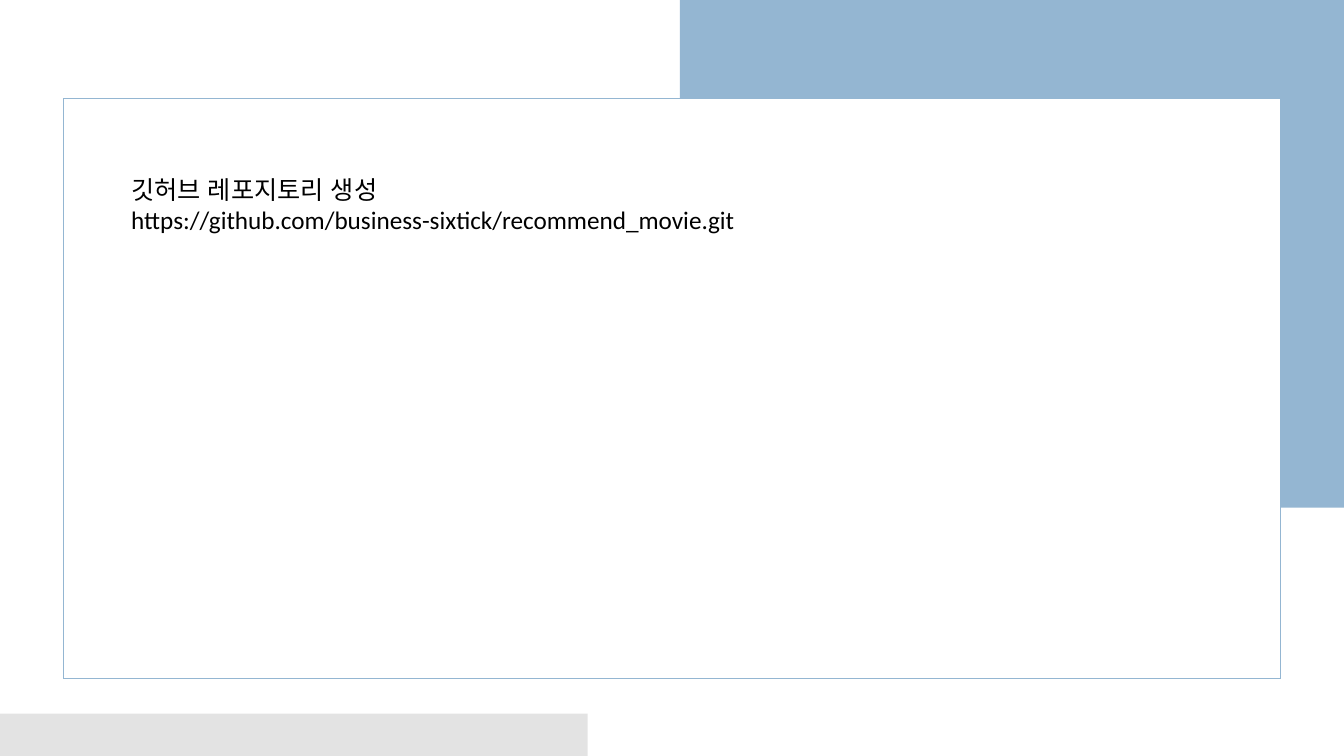
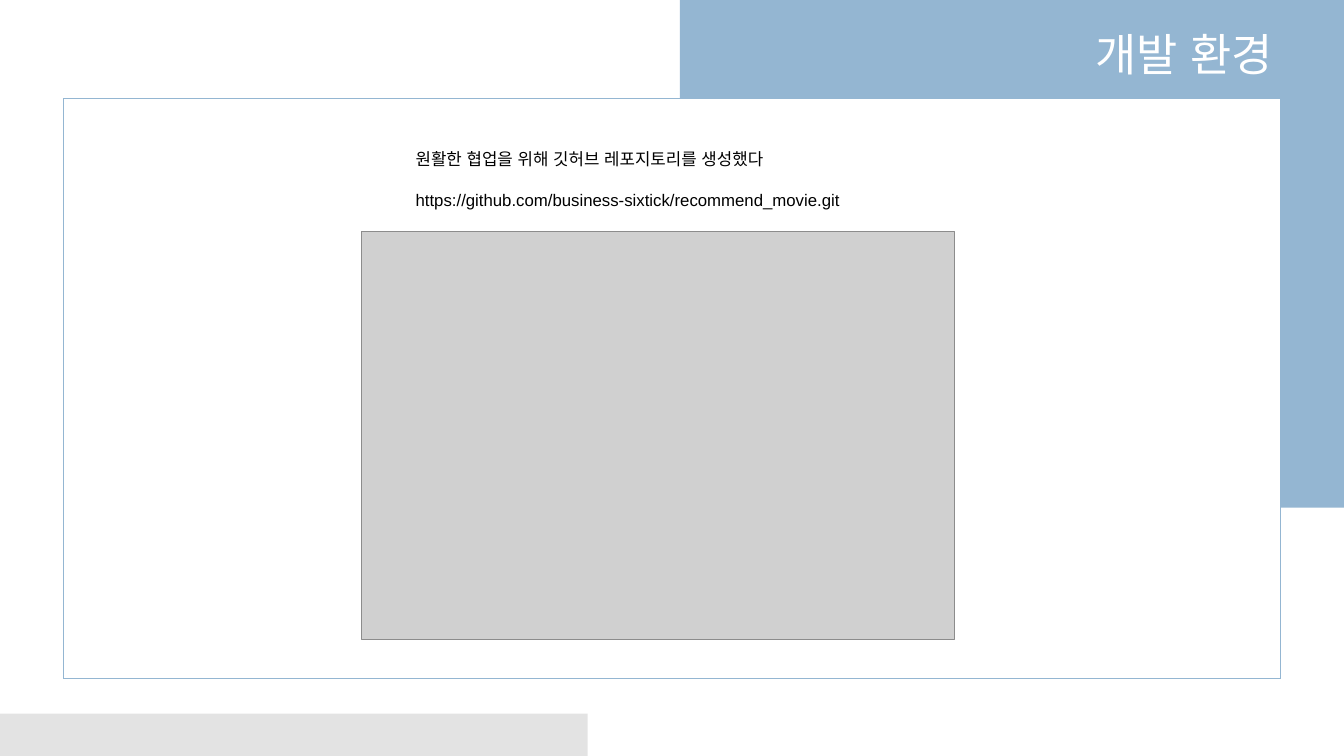
Before and after one commit to business-sixtick/recommend_movie, a slide deck: slide 7 of doc/세종교육_AI프로젝트.pptx. Drawn at 1344x756 pixels with LibreOffice and Linux fonts; fonts in the diff are those of the drawing; grey boxes stand for pictures. Boxes give left, top, right and bottom in pixels: in the first picture for what was removed or moved away, otherwise in the second. Text is boxed around its words. In the diff, an @@ line names an element or a change of style, - is before the commit and + after.

```diff
--- a/doc/세종교육_AI프로젝트.pptx
+++ b/doc/세종교육_AI프로젝트.pptx
@@ text added at (1095,34,1272,75), 32 pt, text #FFFFFF @@
+개발 환경
@@ text "원활한 협업을 위해 깃허브 레포지토리를 ...": place and size @@
-text "원활한 협업을 위해 깃허브 레포지토리를 ..." at (131,178,734,234)
+text "원활한 협업을 위해 깃허브 레포지토리를 ..." at (416,151,840,210)
@@ text at (416,151,763,167): text changed; size 18 to 12 pt; font Calibri to Arial @@
-깃허브 레포지토리 생성
+원활한 협업을 위해 깃허브 레포지토리를 생성했다
@@ text at (416,194,840,210): size 18 to 12 pt, font Calibri to Arial in "https://github.com/business-sixtick/recommend_movie.git" @@
@@ picture added at (362,232,955,640) @@
```
Also in this commit, not shown: 7 other slides changed, 3 slides added, 4 slides removed.
